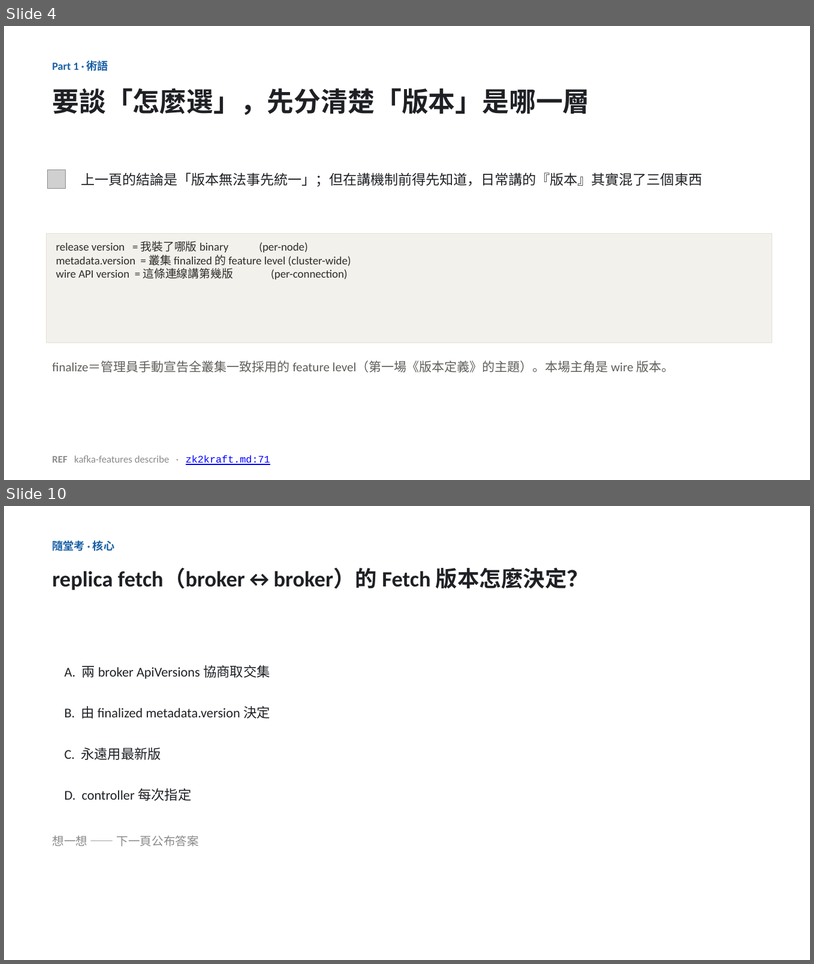
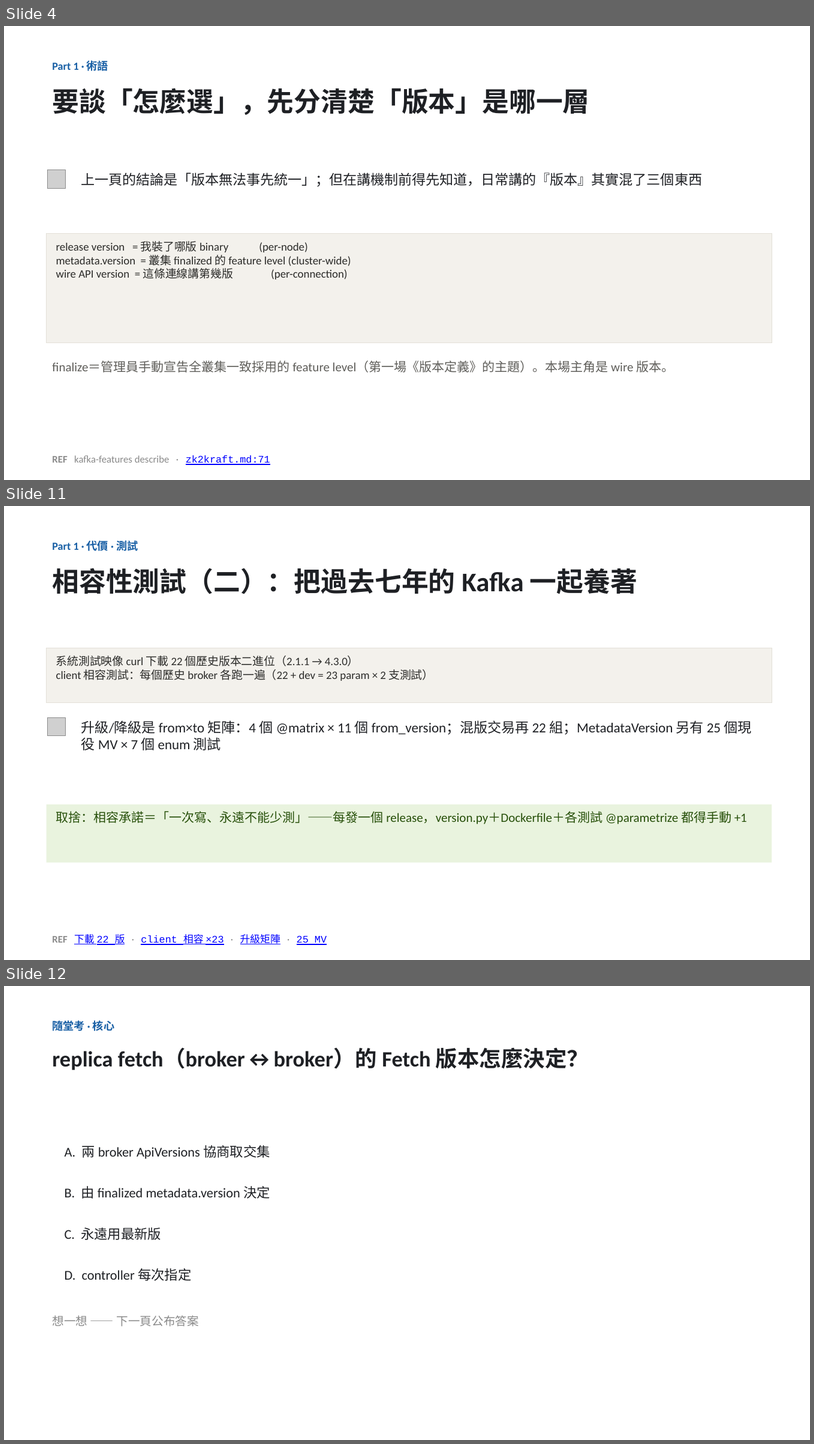
Before and after one commit to unknowntpo/kafka, a slide deck: study/version-control/kafka-version-negotiation.pptx. Shown one above the other, each under a label of ours: slides 4 and 10 before the commit, slides 4, 11 and 12 after it; the slides between them are not shown. The pictures are 814x964 and 814x1444 pixels, drawn with LibreOffice and Linux fonts; fonts in the diff are those of the drawing; grey boxes stand for pictures. Boxes give left, top, right and bottom in pixels: in the first picture for what was removed or moved away, otherwise in the second. Text is boxed around its words. In the diff, an @@ line names an element or a change of style, - is before the commit and + after.

Commit message:
study(version-control): 校正協商心智模型（協商 vs MV 釘版，非「broker↔broker 不協商」）＋相容性測試代價 2 張
- 兩 subagent 對 UP commit 查證：唯一不協商的是 replica fetch；txn markers/broker→controller/Raft 皆協商
- 架構(a)/(b)/對照/Recap/SVG 收斂用詞、補 KIP-584 與 txn markers/OffsetsForLeaderEpoch ref
- 新增相容性測試 2 張（308 版 round-trip、22 歷史版本×升級矩陣×25 MV）＋ compat-testing-cost.md
- 代價頁 REF 補 handler 實證（buildResponseSend/version()>=13/MaxBytes default）
- 架構(b) solve 把兩階段歸給 MV 治理通性；compat-forward-backward.md 收 Q1

```diff
--- a/study/version-control/kafka-version-negotiation.pptx
+++ b/study/version-control/kafka-version-negotiation.pptx
@@ slide 11 added at [4, 506, 810, 960], background #FFFFFF @@
@@ text added at [52, 540, 138, 551], 13 pt, text #185FA5, bold @@
+Part 1 · 代價 · 測試
@@ text added at [52, 568, 638, 594], 32 pt, text #1E2024, bold @@
+相容性測試（二）：把過去七年的 Kafka 一起養著
@@ rectangle added at [47, 648, 772, 703], fill #F3F1EC, outline #E3E0D8 0.5 pt, 13.5 pt, text #2C2C2A @@
+系統測試映像 curl 下載 22 個歷史版本二進位（2.1.1 → 4.3.0）
+client 相容測試：每個歷史 broker 各跑一遍（22 + dev = 23 param × 2 支測試）
@@ picture added at [48, 718, 66, 736] @@
@@ text added at [81, 720, 752, 750], 16.5 pt, text #1E2024 @@
+升級/降級是 from×to 矩陣：4 個 @matrix × 11 個 from_version；混版交易再 22 組；MetadataVersion 另有 25 個現役 MV × 7 個 enum 測試
@@ rectangle added at [47, 804, 772, 862], fill #E9F3DE, 15 pt, text #27500A @@
+取捨：相容承諾＝「一次寫、永遠不能少測」——每發一個 release，version.py＋Dockerfile＋各測試 @parametrize 都得手動 +1
@@ text added at [52, 934, 327, 945], 12 pt, text #0000FF, underline @@
+REF 下載 22 版 · client 相容 ×23 · 升級矩陣 · 25 MV
@@ what was slide 10 is now slide 12 @@
```
Also in this commit, not shown: 4 slides changed, 2 other slides added, 1 slide removed, 5 other files.
